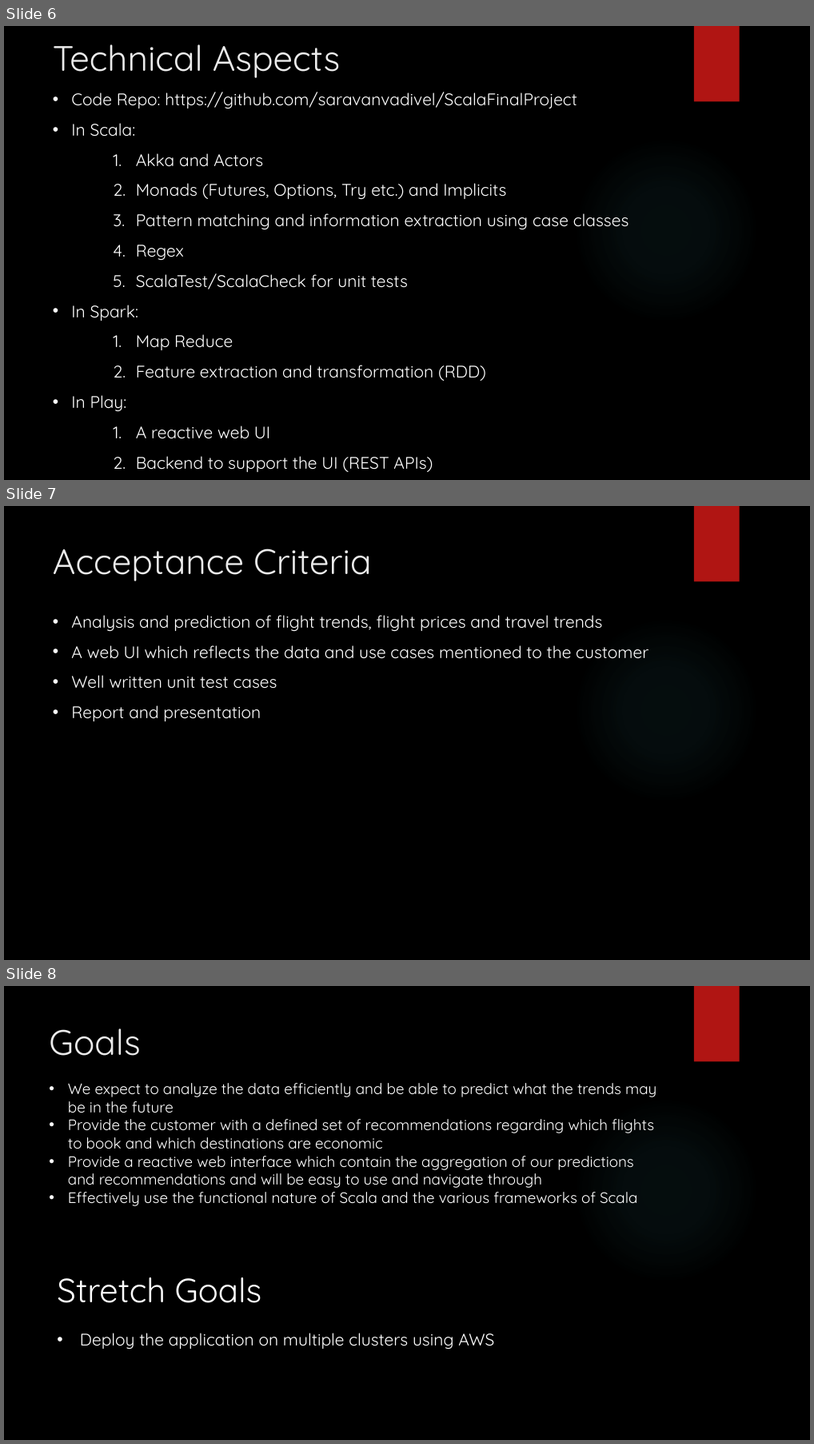
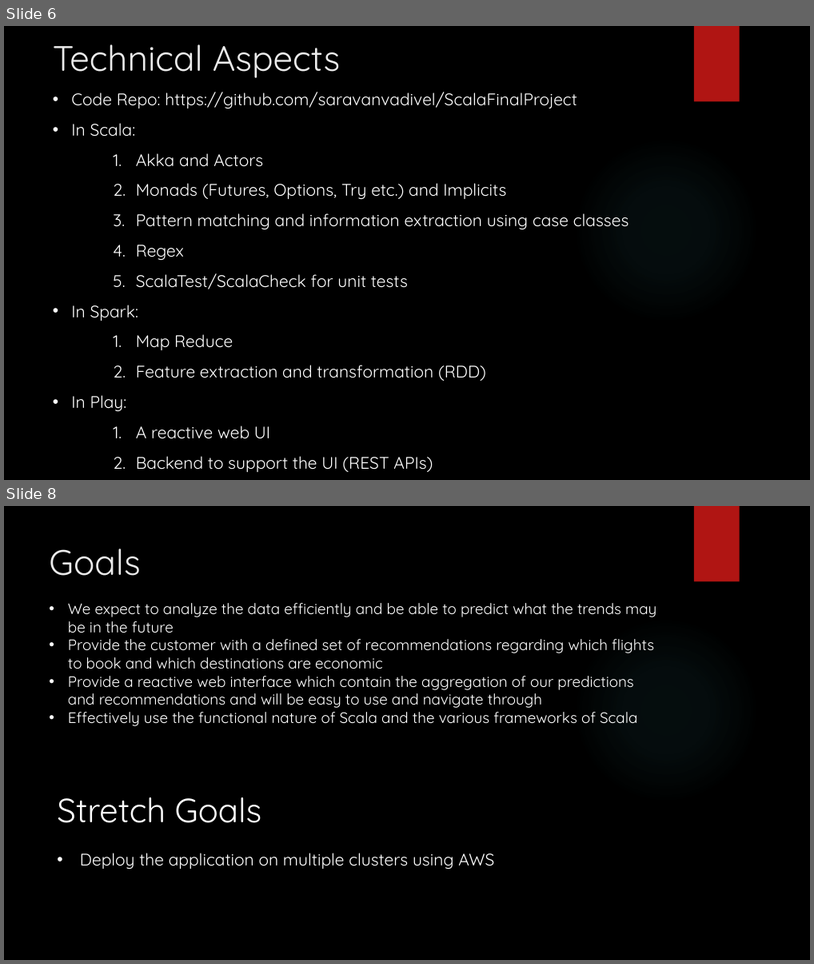
Before and after one commit to yingy4/ScalaFinalProject, a slide deck: Scala_Final_Project.pptx. Shown one above the other, each under a label of ours: slides 6, 7 and 8 before the commit, slides 6 and 8 after it; the slides between them are not shown. The pictures are 814x1444 and 814x964 pixels, drawn with LibreOffice and Linux fonts; fonts in the diff are those of the drawing; background and template pictures are left out. Boxes give left, top, right and bottom in pixels: in the first picture for what was removed or moved away, otherwise in the second. Text is boxed around its words. In the diff, an @@ line names an element or a change of style, - is before the commit and + after.

```diff
--- a/Scala_Final_Project.pptx
+++ b/Scala_Final_Project.pptx
@@ slide 7 removed at box(4, 506, 810, 960), background picture (left out); not listed: 2 template elements that a slide beside it also shows @@
@@ title removed at box(53, 548, 371, 581) @@
-Acceptance Criteria
@@ text removed at box(71, 615, 649, 721) @@
-• Analysis and prediction of flight trends, flight prices and travel trends
-• A web UI which reflects the data and use cases mentioned to the customer
-• Well written unit test cases
-• Report and presentation
```
Also in this commit, not shown: 1 slide added.
